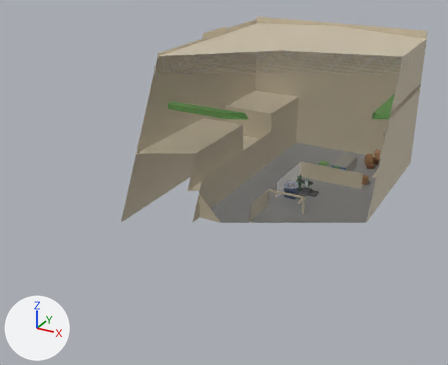
An edit to the Blender file Meshes/Halle61.blend, drawn before and after from the same camera.
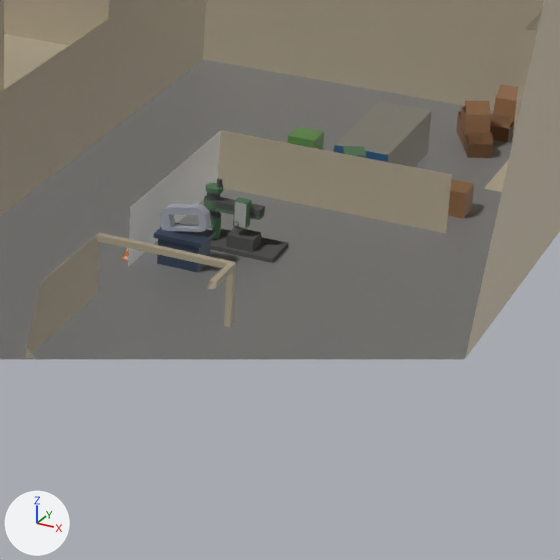
There are two pictures of each version: one whole from a 50 mm camera at (25.8, -56.9, 29.8) aimed at (-2.7, -5.2, 4.0), one close up on the part from 54% to 87% of the width and 35% to 76% of the height. Lighting does not change. The marker at lower left points along +X, +Y and +Z. Everything nearer to the camera than a plane just in front of the edit is cut away.

The first close-up shows 'Bandsäge', 'Cube.002', 'Cube.003', 'Cube.004', 'Gruen', 'Halle61', 'Kartons', 'Kartons.001'.
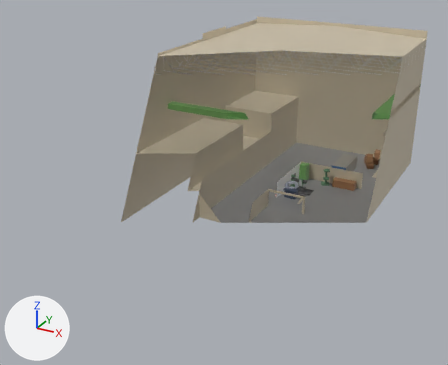
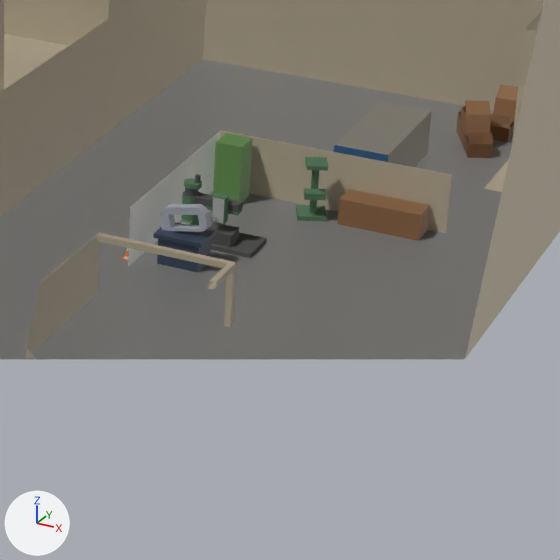
The change, as a list of edits to the scene's bpy script:
```text
Change ob_gruen:
    ob_gruen.location: (0.0, 0.0, 0.0) -> (-0.719, 0.0, 0.0)
Change ob_cube_002:
    ob_cube_002.location: (1.326, 0.197, 0.0) -> (0.595, -1.236, 0.0)
Change ob_cube_003:
    ob_cube_003.location: (-1.659, -0.796, 0.0) -> (-3.473, -2.436, 0.0)
Change ob_cube_004:
    ob_cube_004.location: (0.0, 0.0, 0.0) -> (-0.721, -2.322, 0.0)
```

Changed parts and their boxes (x1, y1, x2, y2) in the close-ups (560 x 560 px):
'Gruen', moved: before (204, 179, 288, 263); after (181, 174, 267, 258)
'Cube.004', moved: before (448, 179, 474, 219); after (337, 189, 430, 241)
'Cube.003', moved: before (287, 127, 324, 150); after (213, 133, 252, 202)
'Cube.002', moved: before (343, 146, 366, 158); after (296, 157, 328, 221)
